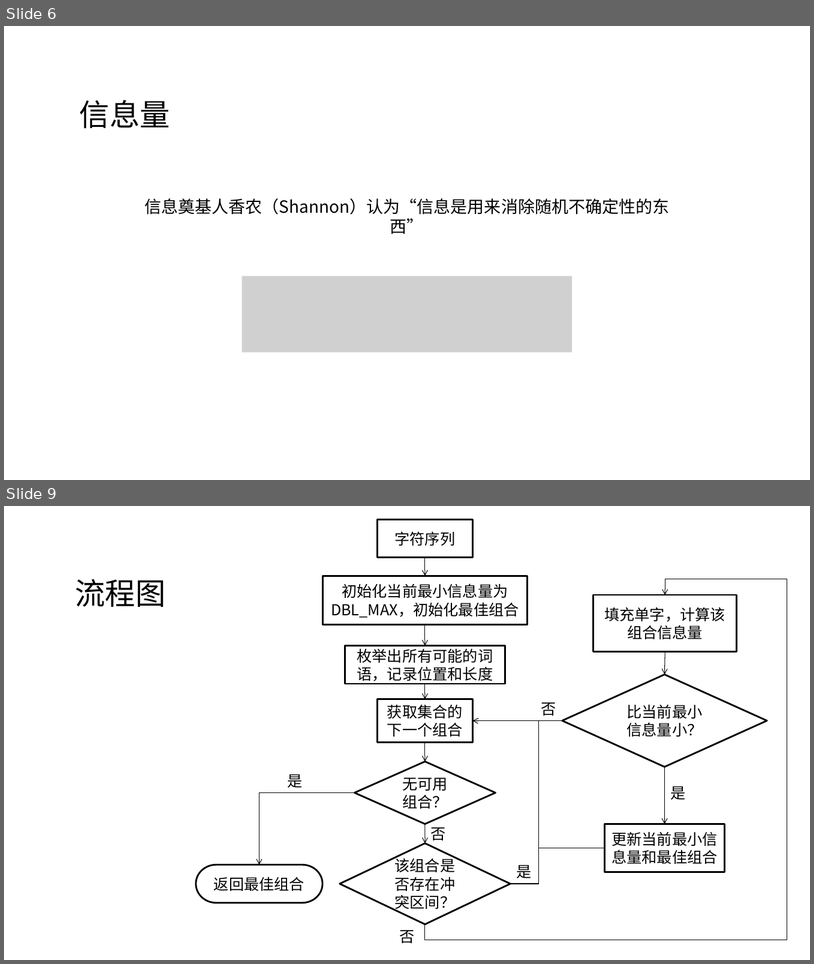
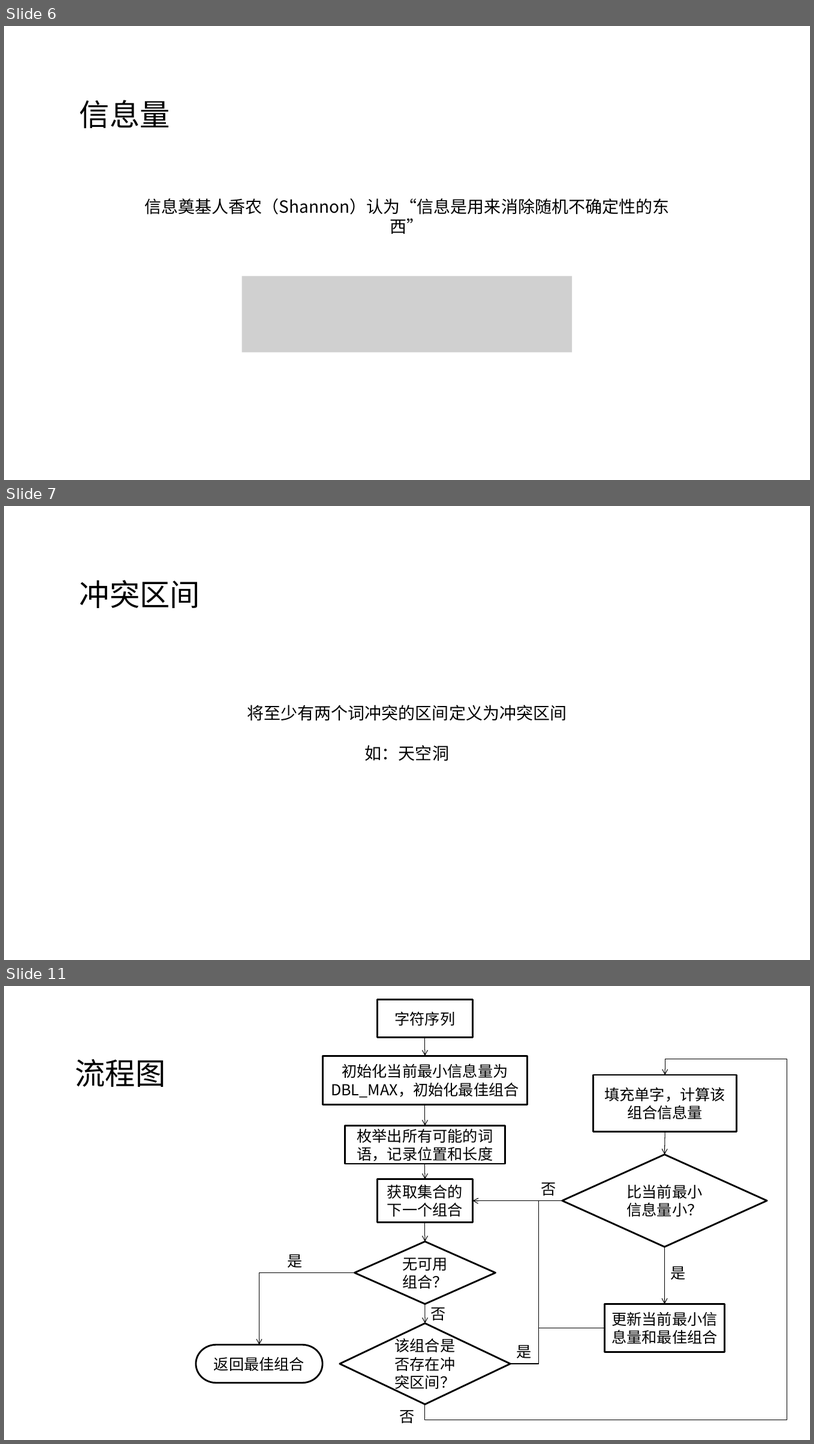
Before and after one commit to MU001999/maaath, a slide deck: docs/数据结构.pptx. Shown one above the other, each under a label of ours: slides 6 and 9 before the commit, slides 6, 7 and 11 after it; the slides between them are not shown. The pictures are 814x964 and 814x1444 pixels, drawn with LibreOffice and Linux fonts; fonts in the diff are those of the drawing; grey boxes stand for pictures. Boxes give left, top, right and bottom in pixels: in the first picture for what was removed or moved away, otherwise in the second. Text is boxed around its words. In the diff, an @@ line names an element or a change of style, - is before the commit and + after.

```diff
--- a/docs/数据结构.pptx
+++ b/docs/数据结构.pptx
@@ slide 7 added at box(4, 506, 810, 960), background #FFFFFF @@
@@ text added at box(80, 580, 201, 608), 36 pt, text #000000 @@
+冲突区间
@@ text added at box(247, 705, 567, 761), 20 pt, text #000000 @@
+将至少有两个词冲突的区间定义为冲突区间
+如：天空洞
@@ what was slide 9 is now slide 11 @@
```
Also in this commit, not shown: 5 slides changed, 3 other slides added, 1 other file.
